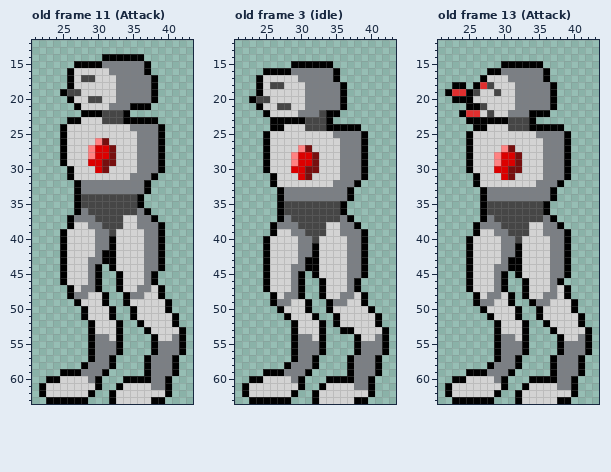
Pixel-art file -- Assets/DawnyArt/enemy2.aseprite. Above, as it was before the edit.
64x64 pixels, 24 frames. Shown: old frame 11 (Attack): x 21..43, y 12..63; old frame 3 (idle): x 21..43, y 12..63; old frame 13 (Attack): x 21..43, y 12..63. The commit also changed other frames, which this record leaves out.
And afterwards:
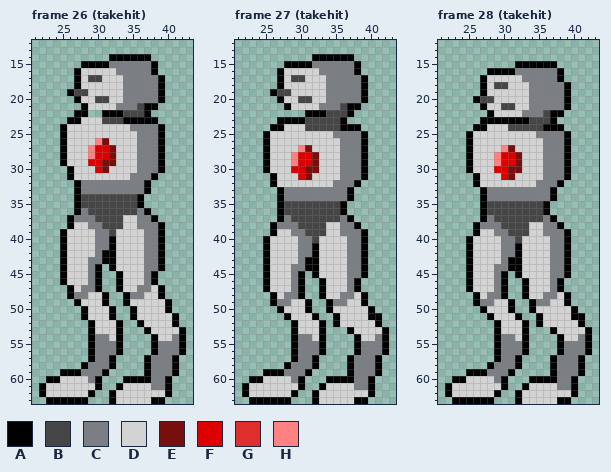
Palette (. is transparent): A #000000  B #464646  C #7b7f84  D #d3d3d3  E #770f0f  F #dc0000  G #e02f2f  H #ff8282
A new or re-ordered frame is compared with the old frame closest to it.
The exact change:
frames 24 -> 28
Frame 26 (takehit) is new; against old frame 11 (Attack), layer "Layer 1":
y 14: x 31 A -> .; x 37 . -> A
y 15: x 27 A -> .; x 31 C -> A; x 37..38 A. -> CA
y 16: x 26..27 AD -> .A; x 32 C -> D; x 37..38 A. -> CA
y 17: x 26..28 ADB -> .AD; x 30 D -> B; x 33 C -> D; x 38..39 A. -> CA
y 18: x 26..27 AD -> .A; x 33 C -> D; x 38..39 A. -> CA
y 19: x 25..26 AB -> .A; x 28 D -> B; x 33 C -> D; x 38..39 A. -> CA
y 20: x 26..27 AD -> .A; x 29 B -> D; x 31 D -> B; x 33 C -> D; x 38..39 A. -> CA
y 21: x 27..28 AD -> .A; x 32 C -> D; x 35..36 AA -> CB; x 38 . -> A
y 22: x 27 . -> A; x 29..37 AABBBA... -> ..AAABBBA
Frame 27 (takehit) is new; against old frame 3 (idle), layer "Layer 1":
y 14: x 32..37 ...... -> AAAAAA
y 15: x 28 . -> A; x 32..38 AAA.... -> CCCCCCA
y 16: x 25..26 AA -> ..; x 28..32 ACCCC -> DDDDD; x 35..38 A... -> CCCA
y 17: x 24..27 ADDD -> ...A; x 29..33 DCCCC -> BBDDD; x 35..39 A.... -> CCCCA
y 18: x 24..27 ADBB -> ...A; x 31..33 CCC -> DDD; x 36..39 A... -> CCCA
y 19: x 24..28 ADDDD -> ..ABB; x 31..33 CCC -> DDD; x 36..39 A... -> CCCA
y 20: x 23..27 ABBDD -> ....A; x 30..33 DCCC -> BBDD; x 36..39 A... -> CCCA
y 21: x 24..28 ADDBB -> ....A; x 31..32 CC -> DD; x 36..38 A.. -> BAA
y 22: x 25..37 ADDDDCCCBAA.. -> ......AAABBBA
y 23: x 26 A -> .; x 34..36 A.. -> BBA
y 24: x 34..35 AA -> BB
y 51: x 40 D -> A
y 53: x 36 A -> .
Frame 28 (takehit) is new; against old frame 13 (Attack), layer "Layer 1":
y 15: x 30..31 AA -> ..; x 36..37 .. -> AA
y 16: x 30..31 CC -> AA; x 36..38 A.. -> CCA
y 17: x 31..32 CC -> DD; x 36..38 A.. -> CCA
y 18: x 23..24 AA -> ..; x 26..30 AGBDD -> .ADBB; x 32..33 CC -> DD; x 37..39 A.. -> CCA
y 19: x 22..27 AGGABD -> .....A; x 29 B -> D; x 32..33 CC -> DD; x 37..39 A.. -> CCA
y 20: x 23..28 AAADDD -> ...ABB; x 32..33 CC -> DD; x 37..39 A.. -> CCA
y 21: x 25..27 AAB -> ..A; x 30..33 DDCC -> BBDD; x 37..39 A.. -> CCA
y 22: x 24..28 AGGDB -> ....A; x 31..32 CC -> DD; x 34..38 AAA.. -> CCBAA
y 23: x 25..26 AA -> ..; x 31..37 BBBA... -> AAABBBA
y 24: x 34..35 AA -> BB
y 47: x 38..39 DA -> A.
y 48: x 30..31 DA -> A.
y 49: x 39..40 DA -> A.
y 50: x 31..32 DA -> A.; x 34..35 .A -> AD
y 51: x 40 D -> A
y 52: x 35..36 .A -> AD
Boxes around the changes in both pictures, in picture pixels (x1, y1, x2, y2):
changed: (60, 54, 165, 117)
changed: (249, 54, 368, 131)
changed: (340, 313, 375, 334)
changed: (445, 61, 571, 131)
changed: (501, 285, 578, 327)
